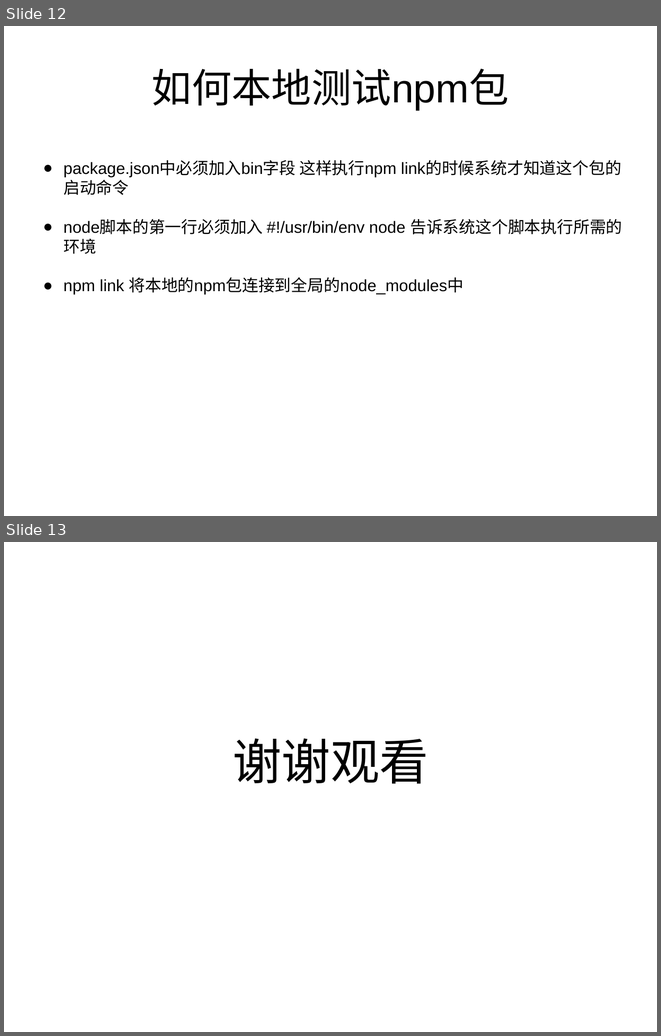
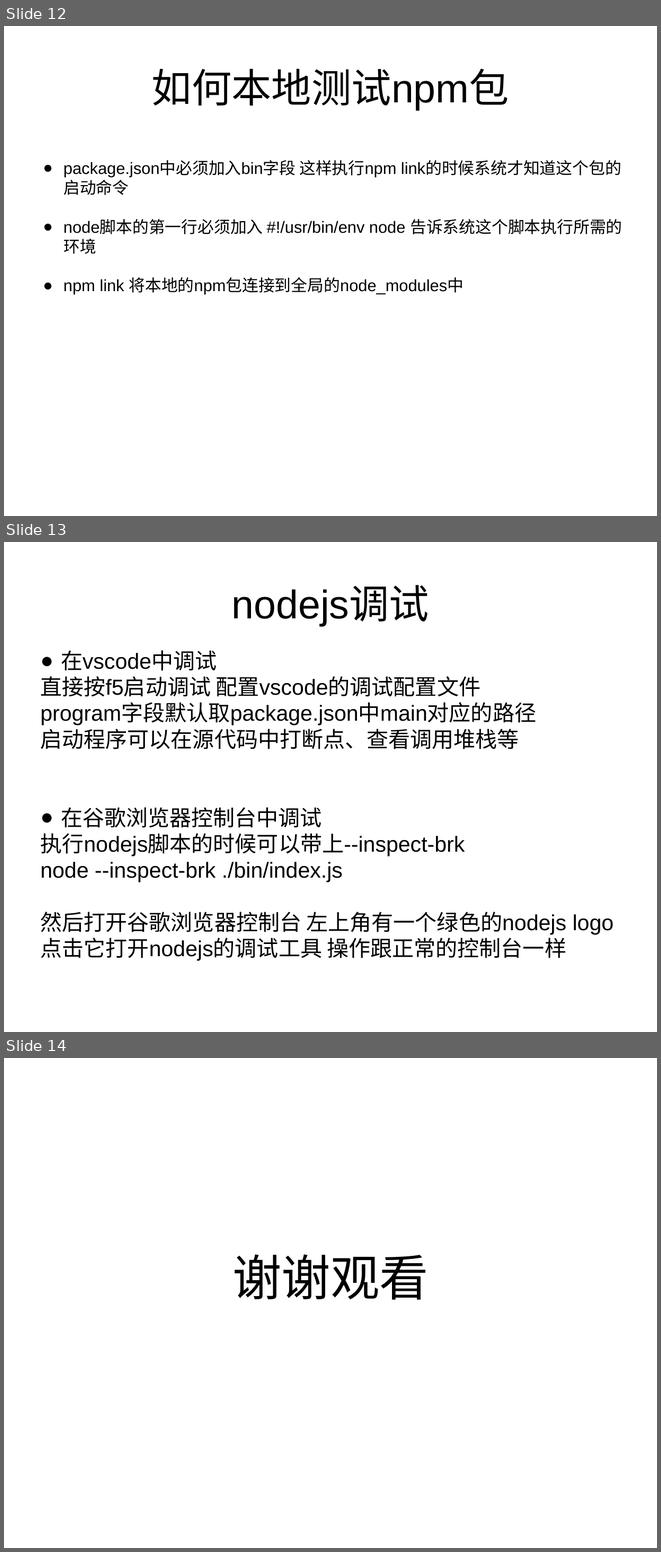
Before and after one commit to smileBeauty/my-vue-cli, a slide deck: nodejs构建自己的脚手架.ppt. Shown one above the other, each under a label of ours: slides 12 and 13 before the commit, slides 12, 13 and 14 after it. The pictures are 661x1036 and 661x1552 pixels, drawn with LibreOffice and Linux fonts; fonts in the diff are those of the drawing. Boxes give left, top, right and bottom in pixels: in the first picture for what was removed or moved away, otherwise in the second. Text is boxed around its words. In the diff, an @@ line names an element or a change of style, - is before the commit and + after.

```diff
--- a/nodejs构建自己的脚手架.ppt
+++ b/nodejs构建自己的脚手架.ppt
@@ slide 13 added at (4,542,657,1032), background #FFFFFF @@
@@ title added at (232,587,430,626), 44 pt, text #000000 @@
+nodejs调试
@@ text added at (41,650,614,961), 24 pt, text #000000 @@
+● 在vscode中调试
+直接按f5启动调试 配置vscode的调试配置文件
+program字段默认取package.json中main对应的路径
+启动程序可以在源代码中打断点、查看调用堆栈等
+● 在谷歌浏览器控制台中调试
+执行nodejs脚本的时候可以带上--inspect-brk
+node --inspect-brk ./bin/index.js
+然后打开谷歌浏览器控制台 左上角有一个绿色的nodejs logo
+点击它打开nodejs的调试工具 操作跟正常的控制台一样
@@ what was slide 13 is now slide 14 @@
```
